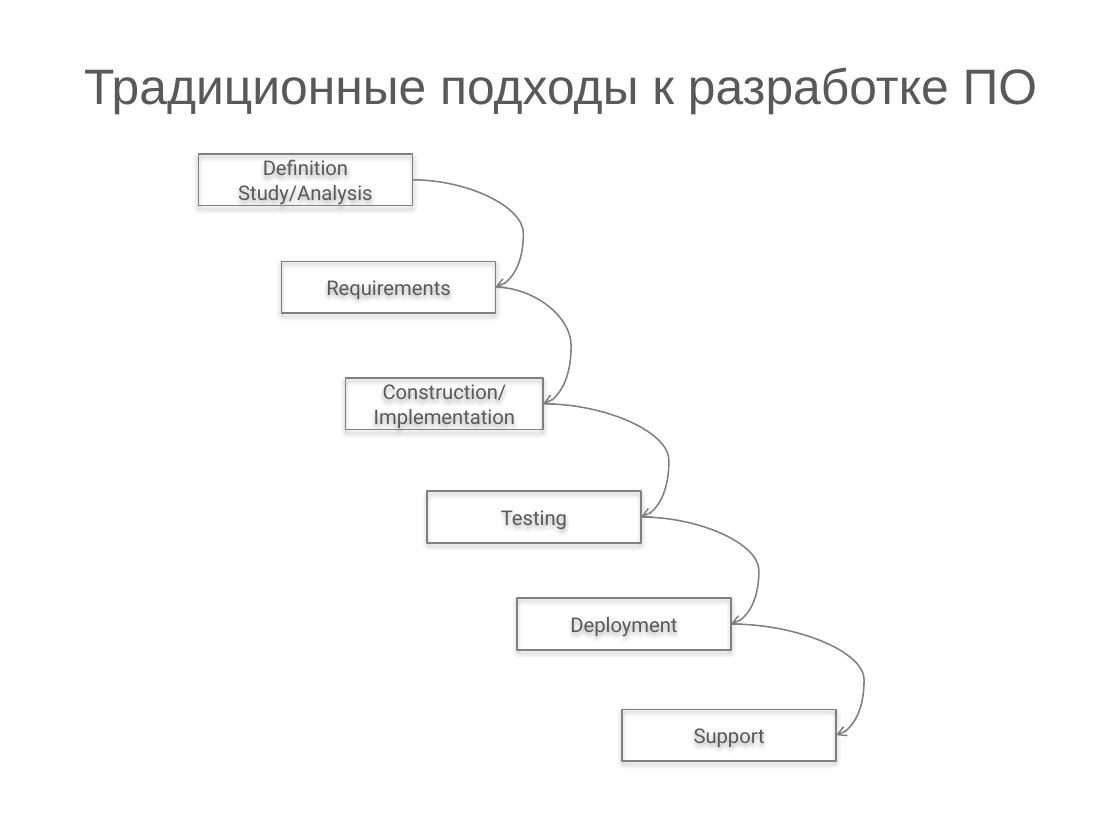
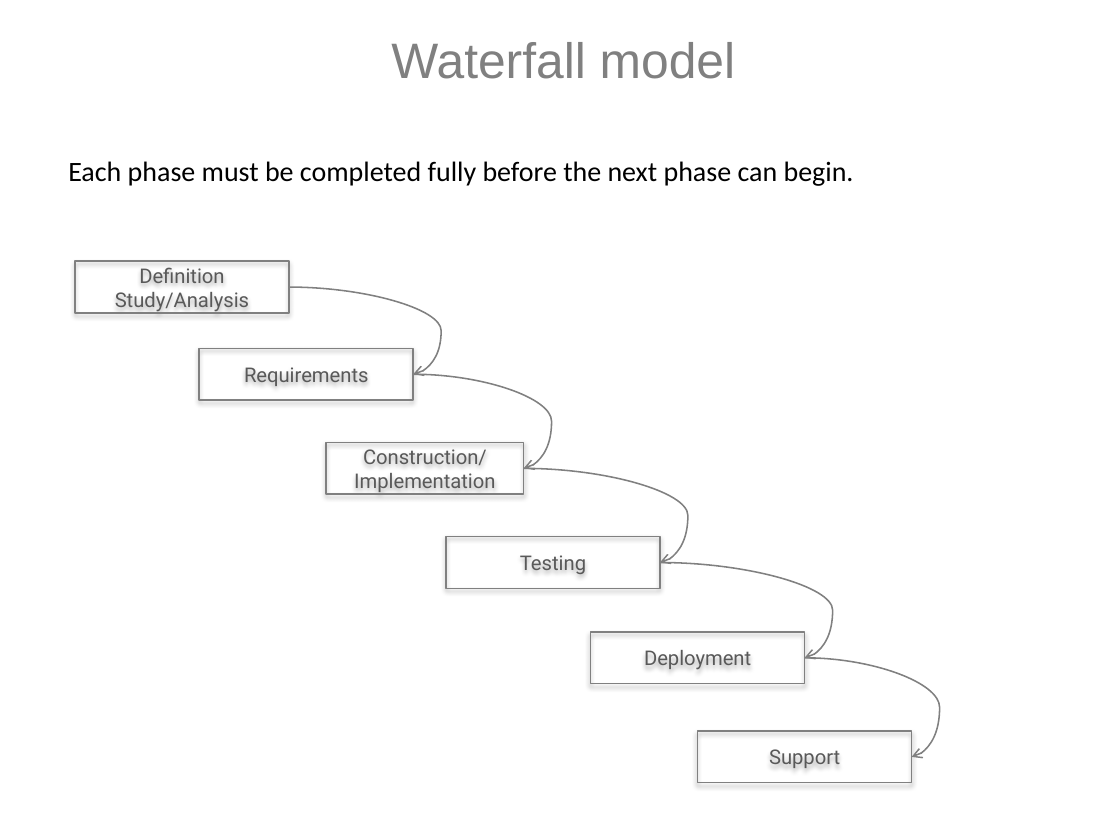
Before and after one commit to BigRacer/swtesting, a slide deck: slide 7 of 6.SDLC/SDLC models.pptx. Drawn at 1120x840 pixels with LibreOffice and Linux fonts; fonts in the diff are those of the drawing; background and template pictures are left out. Boxes give left, top, right and bottom in pixels: in the first picture for what was removed or moved away, otherwise in the second. Text is boxed around its words. In the diff, an @@ line names an element or a change of style, - is before the commit and + after.

Commit message:
Refactoring of SDLC models.pptx

```diff
--- a/6.SDLC/SDLC models.pptx
+++ b/6.SDLC/SDLC models.pptx
@@ text at bbox=[391, 42, 736, 79]: text changed; text colour #595959 to #808080 @@
-Традиционные подходы к разработке ПО
+Waterfall model
@@ text added at bbox=[68, 161, 854, 186], 18 pt, text #000000 @@
+Each phase must be completed fully before the next phase can begin.
@@ rectangle "Definition Study/Analysis": place and size @@
-rectangle "Definition Study/Analysis" at bbox=[198, 153, 412, 205]
+rectangle "Definition Study/Analysis" at bbox=[75, 261, 289, 312]
@@ curved arrow moved from (412, 180) - (495, 287) to (289, 287) - (413, 374) @@
@@ rectangle "Requirements": place and size @@
-rectangle "Requirements" at bbox=[281, 261, 495, 312]
+rectangle "Requirements" at bbox=[199, 348, 413, 400]
@@ curved arrow moved from (495, 287) - (543, 404) to (413, 374) - (524, 468) @@
@@ rectangle "Construction/": place and size @@
-rectangle "Construction/" at bbox=[346, 377, 543, 429]
+rectangle "Construction/" at bbox=[326, 442, 523, 494]
@@ curved arrow moved from (543, 404) - (641, 517) to (524, 468) - (660, 562) @@
@@ rectangle "Testing": place and size @@
-rectangle "Testing" at bbox=[427, 492, 641, 543]
+rectangle "Testing" at bbox=[446, 536, 660, 588]
@@ curved arrow moved from (641, 517) - (731, 624) to (660, 562) - (804, 657) @@
@@ rectangle "Deployment": place and size @@
-rectangle "Deployment" at bbox=[517, 598, 731, 650]
+rectangle "Deployment" at bbox=[590, 632, 804, 683]
@@ curved arrow moved from (731, 624) - (837, 735) to (804, 657) - (912, 757) @@
@@ rectangle "Support": place and size @@
-rectangle "Support" at bbox=[622, 709, 836, 760]
+rectangle "Support" at bbox=[698, 731, 912, 783]
```
Also in this commit, not shown: 5 other slides changed, 4 slides added, 2 slides removed.
